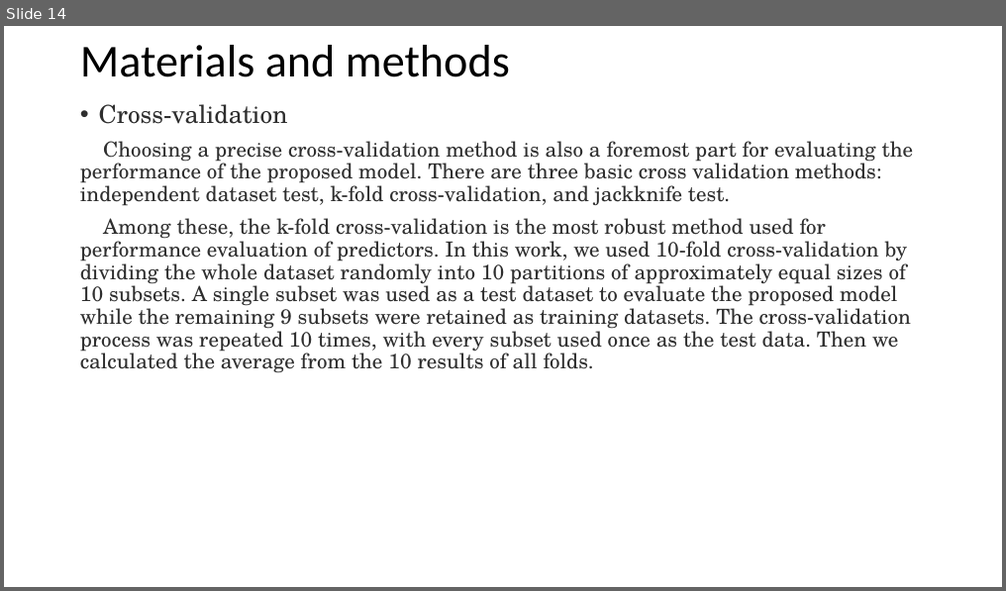
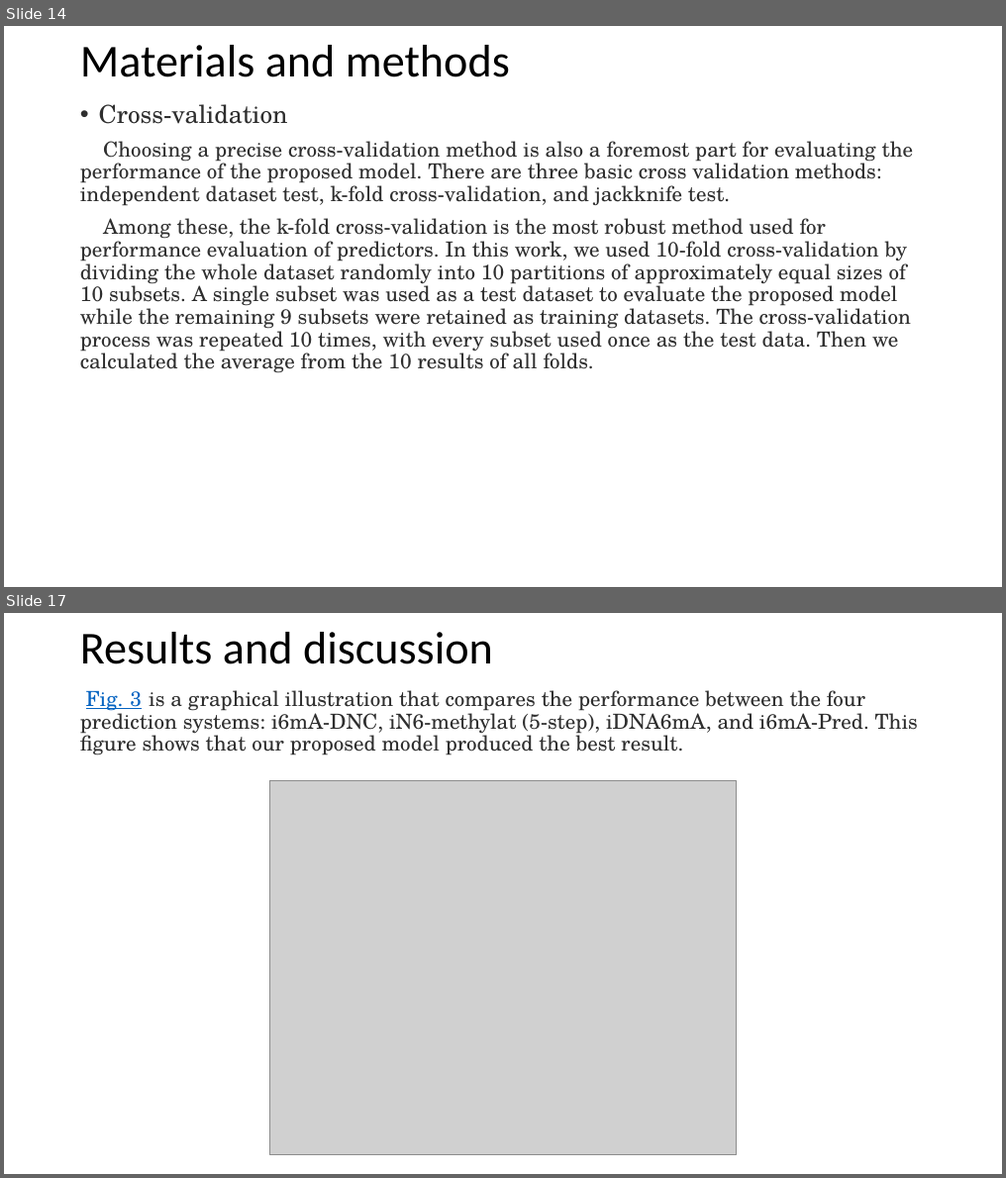
Before and after one commit to YanChengHuang/paper_implement, a slide deck: i6mA-DNC/presentation/i6mA-DNC.pptx. Shown one above the other, each under a label of ours: slide 14 before the commit, slides 14 and 17 after it; the slides between them are not shown. The pictures are 1006x591 and 1006x1178 pixels, drawn with LibreOffice and Linux fonts; fonts in the diff are those of the drawing; grey boxes stand for pictures. Boxes give left, top, right and bottom in pixels: in the first picture for what was removed or moved away, otherwise in the second. Text is boxed around its words. In the diff, an @@ line names an element or a change of style, - is before the commit and + after.

```diff
--- a/i6mA-DNC/presentation/i6mA-DNC.pptx
+++ b/i6mA-DNC/presentation/i6mA-DNC.pptx
@@ slide 17 added at (4,613,1002,1174), background #FFFFFF @@
@@ title added at (80,632,493,664), 44 pt, text #000000 @@
+Results and discussion
@@ text added at (80,690,918,756), 20 pt, text #2E2E2E @@
+Fig. 3 is a graphical illustration that compares the performance between the four prediction systems: i6mA-DNC, iN6-methylat (5-step), iDNA6mA, and i6mA-Pred. This figure shows that our proposed model produced the best result.
@@ picture added at (269,780,737,1156) @@
```
Also in this commit, not shown: 1 slide changed, 5 other slides added, 2 other files.
